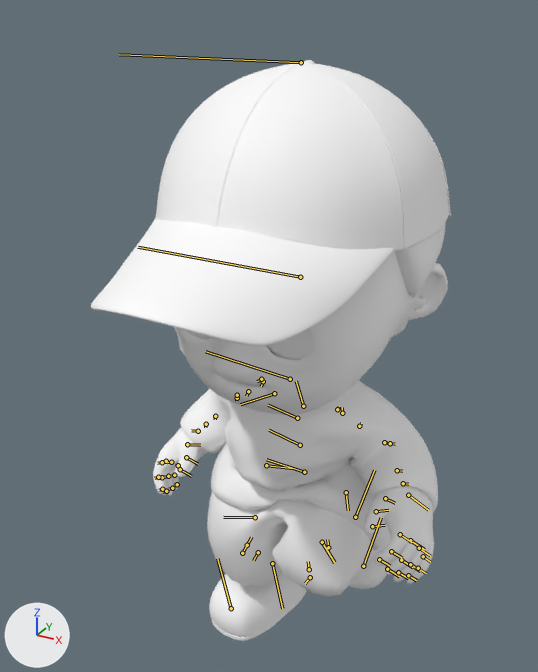
Renders of the glTF model public/models/spoonsan.glb from each side of a commit.
Both versions are drawn from a 50 mm camera at (1.75, -3.71, 2.25) aimed at (-0.05, -0.43, 0.61). Every picture has the same lights, and +X, +Y and +Z are marked at lower left. Both versions are drawn at frame 5 of the action 'Run'; the numbers are the values there. The bones that bend it are drawn over the model as lines.

Names of what the first picture shows: 'body', 'bottom', 'cap', 'eye', 'hairBack', 'shoes', 'wear'.
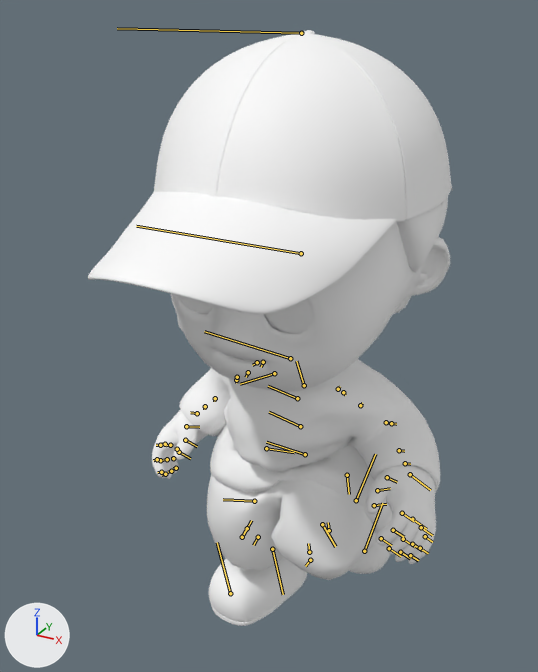
The change in detail:
Bone 'JEK_hip' (bone_jek_hip) moves from (-0.377, -0.003, 0.028) to (-0.245, -0.003, 0.026).

Location of each change, (x1, y1, x2, y2) in pixels of the pictures (538 x 672 px):
'cap', posed: before (91, 60, 451, 346); after (88, 30, 453, 314)
'body', posed: before (153, 251, 448, 584); after (152, 222, 450, 564)
'wear', posed: before (180, 380, 438, 550); after (179, 359, 440, 533)
'bottom', posed: before (207, 492, 379, 597); after (207, 474, 378, 580)
'shoes', posed: before (209, 532, 390, 641); after (209, 511, 392, 626)
'hairBack', posed: before (392, 222, 446, 337); after (393, 197, 448, 314)
bone 'JEK_hip', root to tip: before (304, 472) to (266, 459); after (305, 454) to (266, 442)
